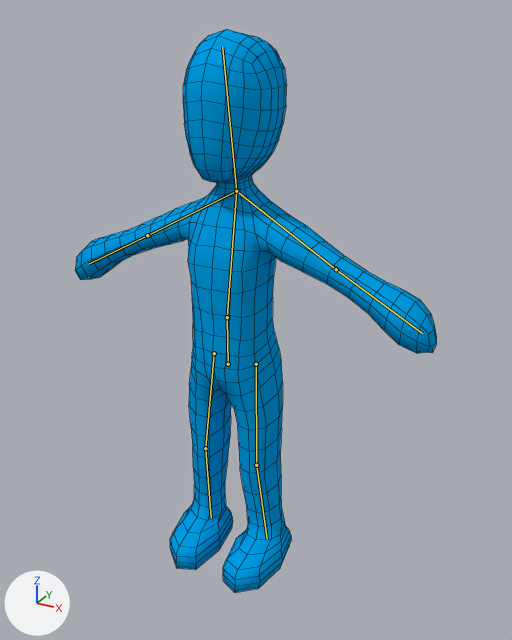
The Blender file Creatures/Human/Human.blend as it was, and as the next commit left it.
Rendered twice from a 50 mm camera at (6.51, -10.71, 11.11) aimed at (0.35, 0.5, 5.5). Every picture has the same lights, and +X, +Y and +Z are marked at lower left. The bones that bend it are drawn over the model as lines. Mesh edges are drawn as thin lines.

Names of what the first picture shows: 'Bob'.
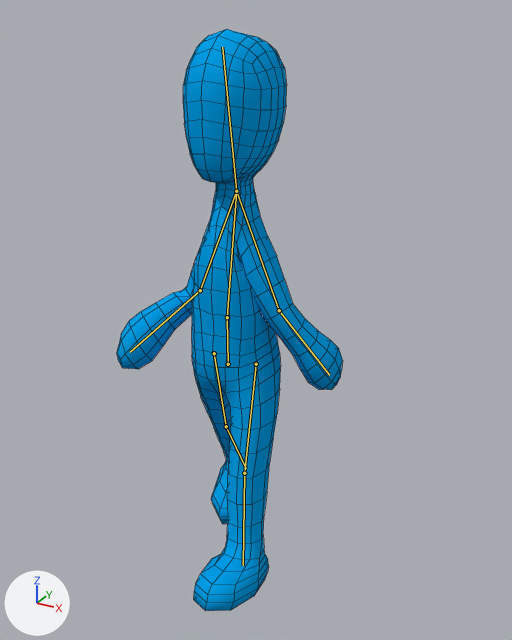
The newer file adds an action. The first version stands in its rest pose; the second is drawn at frame 1 of the action 'PelvisAction'.

Pixel boxes [x1, y1, x2, y2] of what changed, in the pictures (512 x 640 px):
'Bob', posed (37% narrower): before [75, 29, 437, 593]; after [117, 29, 343, 611]
bone 'LShoulder', root to tip: before (236, 191) to (336, 269); after (236, 191) to (279, 310)
bone 'LElbow', root to tip: before (336, 269) to (422, 333); after (279, 310) to (329, 375)
bone 'RShoulder', root to tip: before (236, 191) to (147, 235); after (236, 191) to (200, 290)
bone 'RElbow', root to tip: before (147, 235) to (88, 264); after (200, 290) to (130, 352)
bone 'LHip', root to tip: before (256, 364) to (256, 465); after (256, 364) to (244, 473)
bone 'LKnee', root to tip: before (256, 465) to (267, 539); after (244, 473) to (243, 565)
bone 'RHip', root to tip: before (214, 353) to (205, 448); after (214, 353) to (226, 426)

Diff of the bpy script that builds the scene:
```diff
--- a/Creatures/Human/Human.blend.py
+++ b/Creatures/Human/Human.blend.py
@@ bone_lshoulder @@
 bone_lshoulder = bpy.data.objects['Pelvis'].pose.bones['LShoulder']  # child of 'Spine'
-bone_lshoulder.rotation_quaternion = (1.0, 0.0, 0.0, 0.0)  # degrees (0, 0, 0)
+bone_lshoulder.rotation_quaternion = (0.948, -0.318, -0.019, -0.001)  # degrees (-37, -2, 1)
@@ bone_lelbow @@
 bone_lelbow = bpy.data.objects['Pelvis'].pose.bones['LElbow']  # child of 'LShoulder'
-bone_lelbow.rotation_quaternion = (1.0, 0.0, 0.0, 0.0)  # degrees (0, 0, 0)
+bone_lelbow.rotation_quaternion = (0.973, 0.001, 0.098, 0.209)  # degrees (2, 11, 25)
@@ bone_rshoulder @@
 bone_rshoulder = bpy.data.objects['Pelvis'].pose.bones['RShoulder']  # child of 'Spine'
-bone_rshoulder.rotation_quaternion = (1.0, 0.0, 0.0, 0.0)  # degrees (0, 0, 0)
+bone_rshoulder.rotation_quaternion = (0.945, -0.319, -0.004, -0.071)  # degrees (-37, -3, -8)
@@ bone_relbow @@
 bone_relbow = bpy.data.objects['Pelvis'].pose.bones['RElbow']  # child of 'RShoulder'
-bone_relbow.rotation_quaternion = (1.0, 0.0, 0.0, 0.0)  # degrees (0, 0, 0)
+bone_relbow.rotation_quaternion = (0.87, 0.073, 0.2, 0.445)  # degrees (19, 16, 57)
@@ bone_lhip @@
 bone_lhip = bpy.data.objects['Pelvis'].pose.bones['LHip']  # child of 'Bone'
-bone_lhip.rotation_quaternion = (1.0, 0.0, 0.0, 0.0)  # degrees (0, 0, 0)
+bone_lhip.rotation_quaternion = (0.993, 0.012, -0.007, -0.113)  # degrees (1, -1, -13)
@@ bone_lknee @@
 bone_lknee = bpy.data.objects['Pelvis'].pose.bones['LKnee']  # child of 'LHip'
-bone_lknee.rotation_quaternion = (1.0, 0.0, 0.0, 0.0)  # degrees (0, 0, 0)
+bone_lknee.rotation_quaternion = (1.0, 0.02, -0.001, -0.003)  # degrees (2, 0, 0)
@@ bone_rhip @@
 bone_rhip = bpy.data.objects['Pelvis'].pose.bones['RHip']  # child of 'Bone'
-bone_rhip.rotation_quaternion = (1.0, 0.0, 0.0, 0.0)  # degrees (0, 0, 0)
+bone_rhip.rotation_quaternion = (0.981, -0.078, -0.013, -0.178)  # degrees (-9, -3, -20)
```
